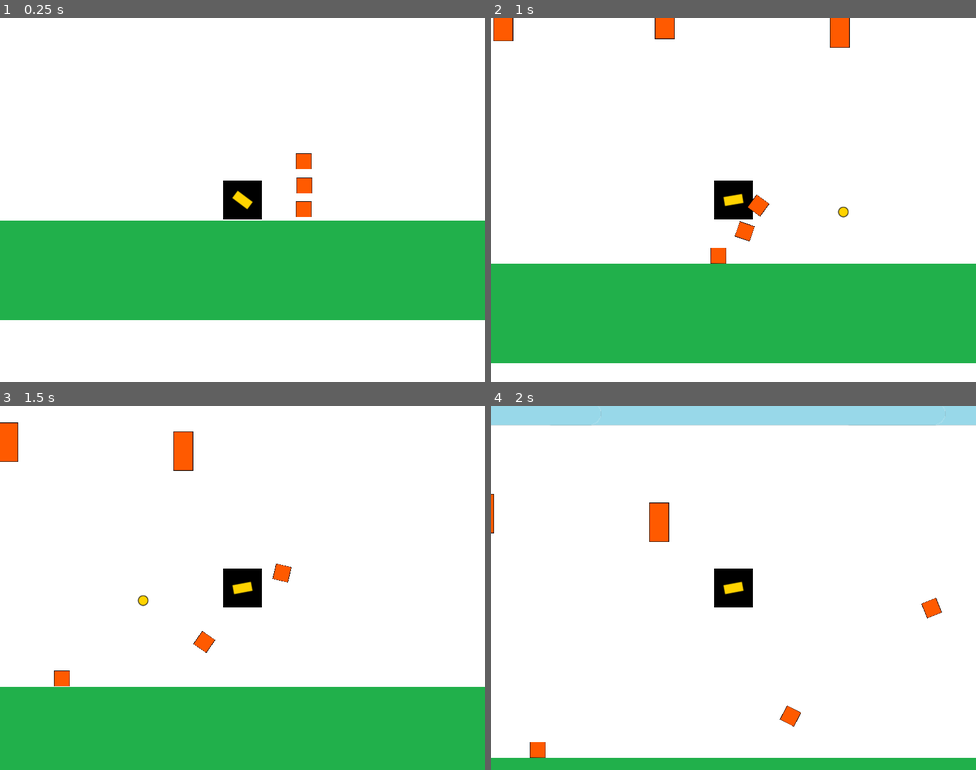
Above: before the commit, frames 1-4 (two rows, left to right).
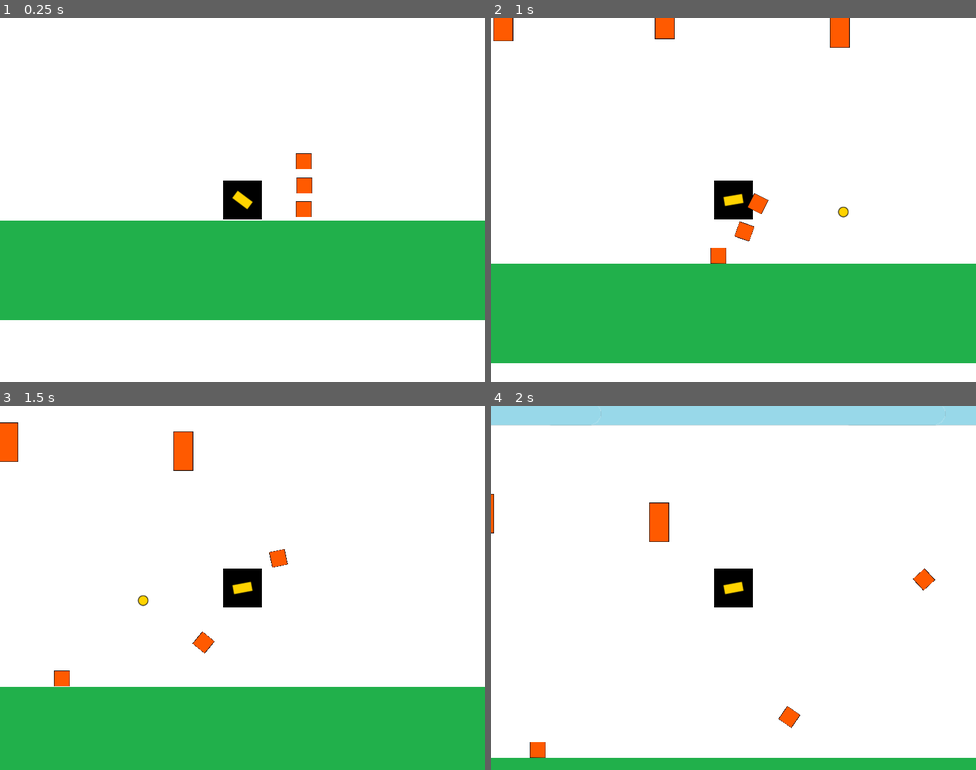
Above: after the commit, the same moments.

Repository: MatiasCar/entregas-ipv-cardozo-matias
Game: Godot game, scene res://Main.tscn
Two runs of this game, one before a commit and one after it. Both use one fixed random seed, a clock stepped at 60 frames per second and the inputs below.
Inputs (mouse positions are in pixels of both pictures, inside the frame that each line leads up to):
- Up to frame 1 (0.25 s): no input
- Up to frame 2 (1 s): move the mouse to (840, 181) at 0.52 s; hold D (move_right) from 0.53 s (still down); click (840, 181) at 0.6 s; tap W (jump) at 0.77 s
- Up to frame 3 (1.5 s): move the mouse to (145, 606) at 1.27 s; release D (move_right) at 1.28 s; hold A (move_left) from 1.28 s (still down); click (145, 606) at 1.35 s
- Up to frame 4 (2 s): keep holding A (move_left); tap W (jump) at 1.52 s

Frame 1 is identical in both runs. In frame 2, less than 0.1% of the frame differs, in the area x 50-58%, y 48-62%; in frame 3, 0.3%; in frame 4, 0.3%, in the area x 59-93%, y 44-89%.

Commit message:
actualizo la velocidad de caida del Player en entrega 5

Diff:
--- a/entrega-5-cardozo-matias/entities/player/Player.gd
+++ b/entrega-5-cardozo-matias/entities/player/Player.gd
@@ -50,7 +50,7 @@
 func _physics_process(delta):
 	_get_input()
 	velocity.y += GRAVITY
-	move_and_slide(velocity, Vector2.UP)
+	velocity = move_and_slide(velocity, Vector2.UP)
 	#position += velocity * delta
 
 
